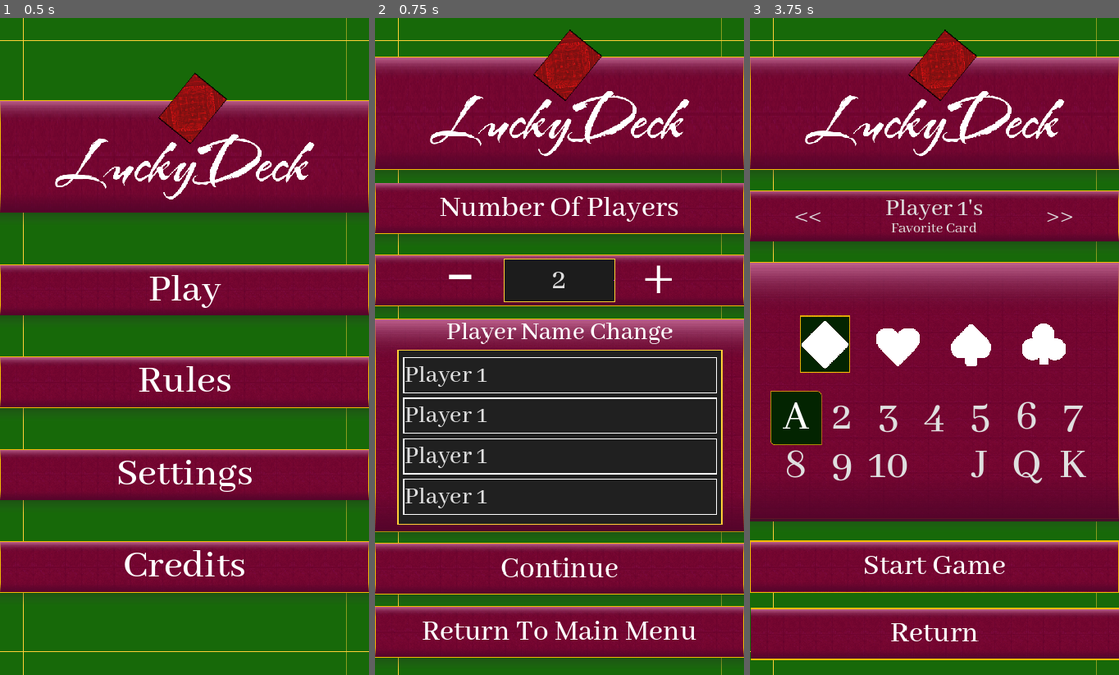
Above: before the commit, frames 1-3 (left to right).
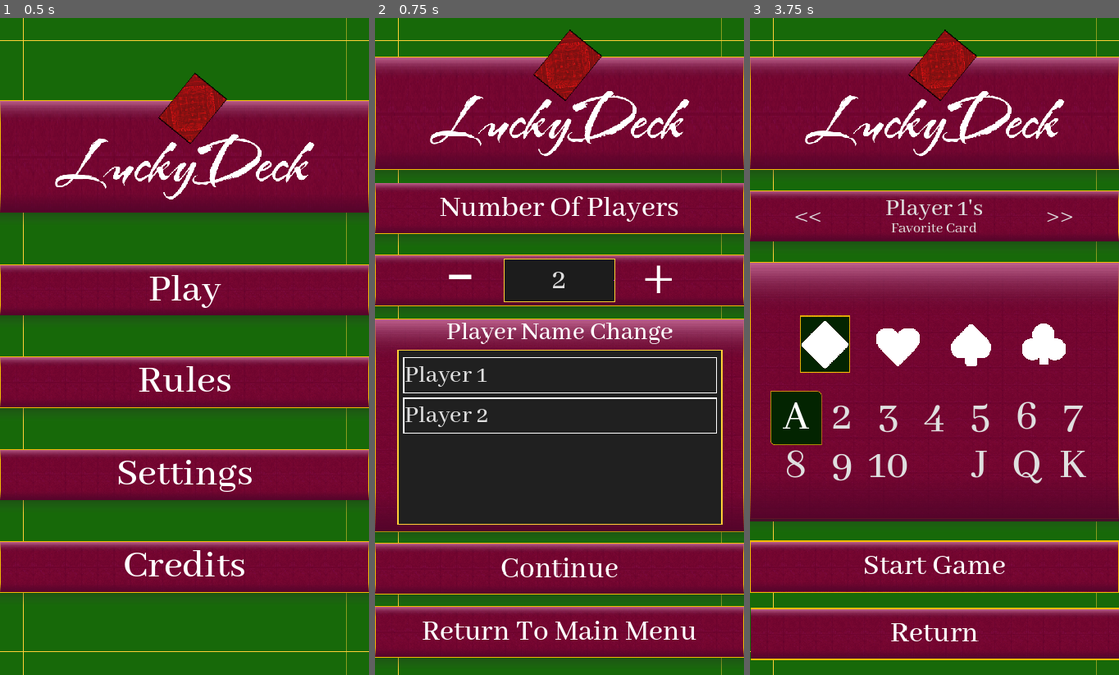
Above: after the commit, the same moments.

Repository: Yavuz7/LuckyDeck
Game: Godot game, scene res://Scripts/main_menu.tscn
Two runs of this game, one before a commit and one after it. Both use one fixed random seed, a clock stepped at 60 frames per second and the inputs below.
Inputs:
- Up to frame 1 (0.5 s): no input
- Up to frame 2 (0.75 s): click "Play" at 0.5 s
- Up to frame 3 (3.75 s): click "-" at 1.25 s; click "Return To Main Menu" at 2 s; click "Play" at 2.75 s; click "Continue" at 3.5 s

Frame 1 is identical in both runs. In frame 2, 1.0% of the frame differs, in the area x 7-93%, y 59-76%; in frame 3, nothing differs.

Commit message:
Added Player Name Change System

Diff:
--- /dev/null
+++ b/Menus/player_name_edit.gd
@@ -0,0 +1,8 @@
+extends LineEdit
+signal text_send
+
+var place;
+
+func _on_text_changed(new_text):
+	text_send.emit(new_text,place)
+	pass
--- /dev/null
+++ b/Menus/player_name_edit.tscn
@@ -0,0 +1,18 @@
+[gd_scene load_steps=3 format=3 uid="uid://3vdn2hi1faqs"]
+
+[ext_resource type="StyleBox" uid="uid://dqp3qfx2ubkah" path="res://assets/style/player_name_edit_style.tres" id="1_xvmct"]
+[ext_resource type="Script" path="res://Menus/player_name_edit.gd" id="2_qw4p1"]
+
+[node name="PlayerNameEdit" type="LineEdit"]
+size_flags_horizontal = 3
+theme_override_font_sizes/font_size = 50
+theme_override_styles/normal = ExtResource("1_xvmct")
+text = "Player 1"
+max_length = 20
+expand_to_text_length = true
+context_menu_enabled = false
+select_all_on_focus = true
+caret_blink = true
+script = ExtResource("2_qw4p1")
+
+[connection signal="text_changed" from="." to="." method="_on_text_changed"]
--- a/Menus/player_number_selection.gd
+++ b/Menus/player_number_selection.gd
@@ -2,12 +2,32 @@
 
 @onready var players = $mainLayoutCredits/playerButtons/TextureRect/totalPlayers
 @onready var playerFavoriteCardSelection = preload("res://Menus/player_favorite_card_menu.tscn")
+@onready var player_line_edit = preload("res://Menus/player_name_edit.tscn")
+@onready var playerNames = $mainLayoutCredits/PlayerNameChange/Panel/ScrollContainer/PlayerNames
 
+var arrayOfCustomNames = []
+
+func _ready():
+#Replace players.value with previous value
+	for n in range(players.value):
+		var instance = player_line_edit.instantiate()
+#Replace text with previous name
+		instance.set_text("Player " + str(n+ 1))
+		instance.place = n
+		arrayOfCustomNames.append(instance.text);
+		instance.text_send.connect(_received_text_change)
+		playerNames.add_child(instance)
+
+	print(playerNames.get_child_count());
+
+func _received_text_change(text,place):
+	arrayOfCustomNames[place] = text;
 
 func _on_minus_pressed():
-	players.value -= 1
 	if(players.value < 2):
 		players.value = 2
+		return;
+	players.value -= 1
 
 
 func _on_plus_pressed():
@@ -25,4 +45,36 @@
 
 func _on_return_to_main_menu_pressed():
 	self.queue_free()
-	pass # Replace with function body.
+
+#This function Adds and removes children to match the number of players
+#Then it sets them to a custom name if there is one
+#Otherwise it will simply Set it to the old name
+func _on_total_players_value_changed(value):
+	if(playerNames.get_child_count() < players.value):
+		while playerNames.get_child_count() < players.value:
+			var instance = player_line_edit.instantiate()
+			instance.place = playerNames.get_child_count()
+			instance.text_send.connect(_received_text_change)
+#Replace text with previous name
+			var customName = get_custom_name(playerNames.get_child_count());
+			if(customName):
+				instance.set_text(customName)
+			else:
+				#This case shouldn't exist after loading
+				instance.set_text("Player " + str(playerNames.get_child_count()+ 1))
+				arrayOfCustomNames.append(instance.text)
+			playerNames.add_child(instance)
+
+
+	if(playerNames.get_child_count() > players.value):
+		while playerNames.get_child_count() > players.value:
+			var playerToBeRemoved = playerNames.get_child(playerNames.get_child_count() - 1)
+			playerNames.remove_child(playerToBeRemoved)
+			playerToBeRemoved.queue_free()
+			print(playerNames.get_child_count());
+
+func get_custom_name(index):
+	if(arrayOfCustomNames.size() > index):
+		return arrayOfCustomNames[index]
+	else:
+		return null
--- a/Menus/player_number_selection.tscn
+++ b/Menus/player_number_selection.tscn
@@ -7,7 +7,6 @@
 [ext_resource type="Theme" uid="uid://brkyelj36ne10" path="res://Scripts/maintheme.tres" id="4_u1d0b"]
 [ext_resource type="Texture2D" uid="uid://dpqbxplhq7uc" path="res://assets/Images/bigArea.png" id="6_1ikbo"]
 [ext_resource type="StyleBox" uid="uid://sh2o7wjciasu" path="res://assets/style/selectionareastyle.tres" id="6_1ur0o"]
-[ext_resource type="StyleBox" uid="uid://dqp3qfx2ubkah" path="res://assets/style/player_name_edit_style.tres" id="8_hshn3"]
 
 [sub_resource type="PlaceholderTexture2D" id="PlaceholderTexture2D_3eab5"]
 
@@ -270,58 +269,10 @@
 horizontal_scroll_mode = 0
 metadata/_edit_use_anchors_ = true
 
-[node name="VBoxContainer" type="VBoxContainer" parent="mainLayoutCredits/PlayerNameChange/Panel/ScrollContainer"]
+[node name="PlayerNames" type="VBoxContainer" parent="mainLayoutCredits/PlayerNameChange/Panel/ScrollContainer"]
 layout_mode = 2
 size_flags_horizontal = 3
 theme_override_constants/separation = 9
-
-[node name="PlayerNameEdit" type="LineEdit" parent="mainLayoutCredits/PlayerNameChange/Panel/ScrollContainer/VBoxContainer"]
-layout_mode = 2
-size_flags_horizontal = 3
-theme_override_font_sizes/font_size = 50
-theme_override_styles/normal = ExtResource("8_hshn3")
-text = "Player 1"
-max_length = 20
-expand_to_text_length = true
-context_menu_enabled = false
-select_all_on_focus = true
-caret_blink = true
-
-[node name="PlayerNameEdit2" type="LineEdit" parent="mainLayoutCredits/PlayerNameChange/Panel/ScrollContainer/VBoxContainer"]
-layout_mode = 2
-size_flags_horizontal = 3
-theme_override_font_sizes/font_size = 50
-theme_override_styles/normal = ExtResource("8_hshn3")
-text = "Player 1"
-max_length = 20
-expand_to_text_length = true
-context_menu_enabled = false
-select_all_on_focus = true
-caret_blink = true
-
-[node name="PlayerNameEdit3" type="LineEdit" parent="mainLayoutCredits/PlayerNameChange/Panel/ScrollContainer/VBoxContainer"]
-layout_mode = 2
-size_flags_horizontal = 3
-theme_override_font_sizes/font_size = 50
-theme_override_styles/normal = ExtResource("8_hshn3")
-text = "Player 1"
-max_length = 20
-expand_to_text_length = true
-context_menu_enabled = false
-select_all_on_focus = true
-caret_blink = true
-
-[node name="PlayerNameEdit4" type="LineEdit" parent="mainLayoutCredits/PlayerNameChange/Panel/ScrollContainer/VBoxContainer"]
-layout_mode = 2
-size_flags_horizontal = 3
-theme_override_font_sizes/font_size = 50
-theme_override_styles/normal = ExtResource("8_hshn3")
-text = "Player 1"
-max_length = 20
-expand_to_text_length = true
-context_menu_enabled = false
-select_all_on_focus = true
-caret_blink = true
 
 [node name="Label2" type="Label" parent="mainLayoutCredits/PlayerNameChange"]
 layout_mode = 1
@@ -393,6 +344,7 @@
 horizontal_alignment = 1
 vertical_alignment = 1
 
+[connection signal="value_changed" from="mainLayoutCredits/playerButtons/TextureRect/totalPlayers" to="." method="_on_total_players_value_changed"]
 [connection signal="pressed" from="mainLayoutCredits/playerButtons/Minus" to="." method="_on_minus_pressed"]
 [connection signal="pressed" from="mainLayoutCredits/playerButtons/Plus" to="." method="_on_plus_pressed"]
 [connection signal="pressed" from="Continue" to="." method="_on_continue_pressed"]
Not shown: 1 places in Menus/player_number_selection.tscn that only renumber resources
Not shown, added: Menus/pla5945.tmp
Not shown, added: Menus/pla69DE.tmp
Not shown, added: Menus/pla80AA.tmp
